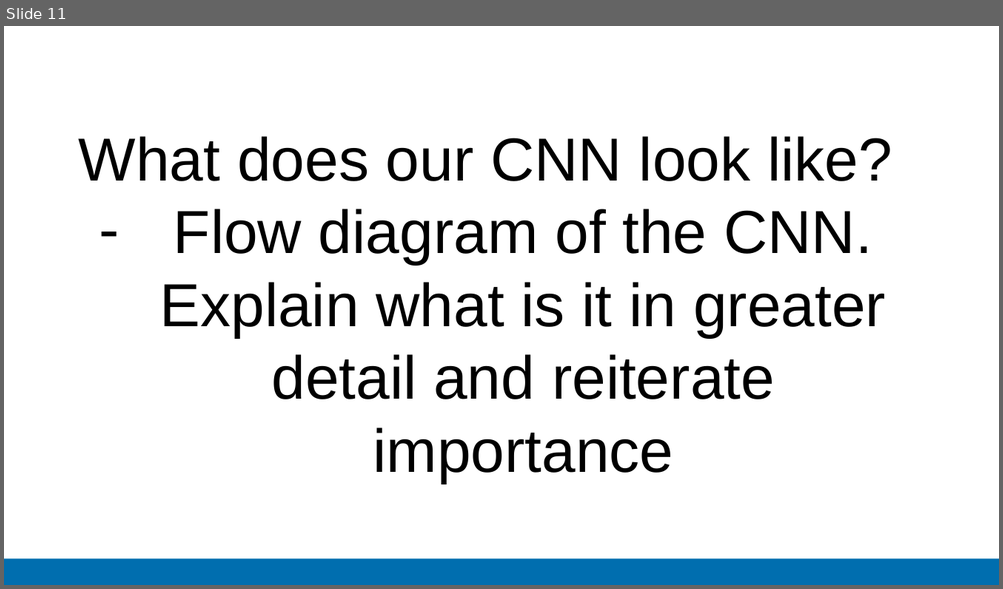
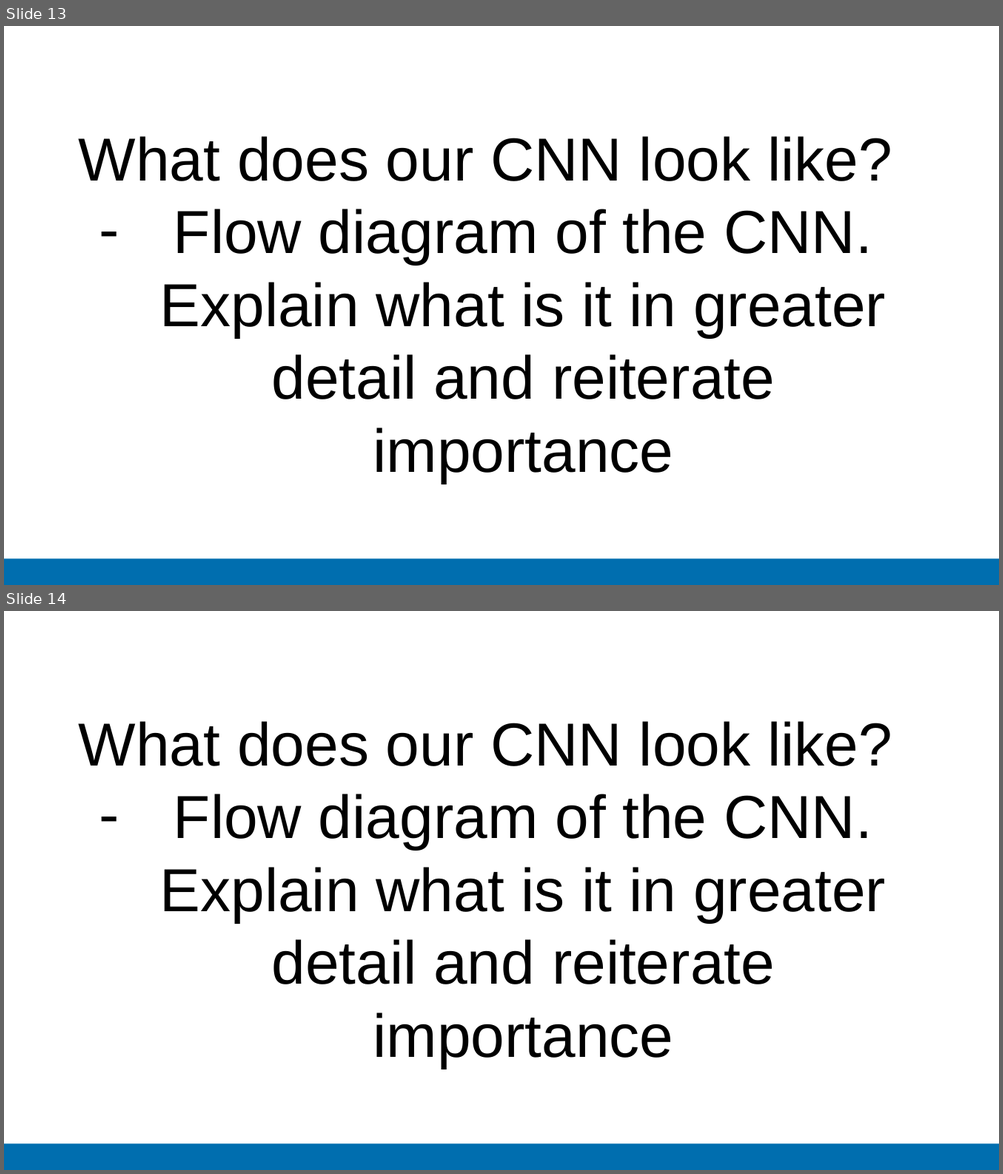
Before and after one commit to zacbaum/Winter-School-Group-2, a slide deck: Imperial College Presentation Template.pptx. Shown one above the other, each under a label of ours: slide 11 before the commit, slides 13 and 14 after it. The pictures are 1003x589 and 1003x1174 pixels, drawn with LibreOffice and Linux fonts; fonts in the diff are those of the drawing; background and template pictures are left out. Boxes give left, top, right and bottom in pixels: in the first picture for what was removed or moved away, otherwise in the second. Text is boxed around its words. In the diff, an @@ line names an element or a change of style, - is before the commit and + after.

```diff
--- a/Imperial College Presentation Template.pptx
+++ b/Imperial College Presentation Template.pptx
@@ slide 14 added at (4,611,999,1170), background #FFFFFF; not listed: 1 template element that a slide beside it also shows @@
@@ text added at (79,721,892,1068), 44 pt, text #000000 @@
+What does our CNN look like?
+– Flow diagram of the CNN. Explain what is it in greater detail and reiterate importance
@@ what was slide 11 is now slide 13 @@
```
Also in this commit, not shown: 3 slides changed, 8 other slides added, 2 slides removed.
